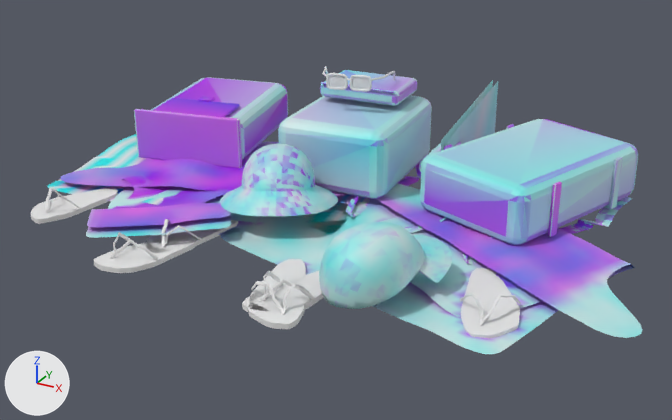
One commit to the glTF model public/surfer/beachPile.glb: the scene before it, then after it.
Rendered twice from a 50 mm camera at (1.025, -1.905, 0.936) aimed at (0.01, -0.06, 0.013). Lighting does not change. The marker at lower left points along +X, +Y and +Z. The first picture is the older version. Vertices at exactly the same position are counted once.

In view in the first picture: 'female_pack', 'female_thongs', 'grommet_bucketHat', 'grommet_fins', 'grommet_pack', 'male_cap', 'male_pack', 'male_thongs', 'pile_shorts', 'pile_tee_female', 'pile_tee_male', 'pile_towel_f', 'pile_towel_m' and 3 more.
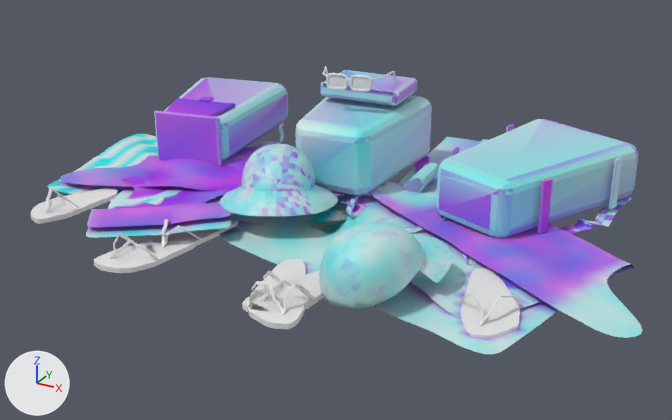
The newer file is also turned or shifted as a whole; pictures and numbers use the older file's frame.

Location of each change, [x1, y1, x2, y2] in pixels of the pictures (672 x 420 px; the box of a moved part takes in the faces that stretch with it):
'grommet_pack', reshaped, recoloured: before [278, 70, 432, 218]; after [295, 70, 432, 218]
'female_pack', reshaped (13% narrower): before [134, 77, 288, 168]; after [154, 77, 288, 166]
'grommet_fins', reshaped, recoloured: before [419, 80, 498, 172]; after [398, 136, 488, 193]
part 1 of me_female_pack, moved or reshaped: before [134, 78, 288, 168]; after [154, 78, 288, 166]
part 2 of me_female_pack, recoloured: before [134, 78, 288, 168]; after [154, 78, 288, 166]
part 3 of me_grommet_fins, moved or reshaped (mostly hidden before): before [455, 142, 461, 146]; after [403, 163, 439, 193]
part 4 of me_grommet_fins, moved or reshaped (not visible afterwards): before [419, 143, 441, 172]
part 5 of me_grommet_fins, moved or reshaped: before [441, 80, 498, 151]; after [398, 136, 488, 193]
part 6 of me_grommet_fins, recoloured: before [455, 142, 461, 146]; after [412, 163, 439, 188]
part 7 of me_grommet_fins, recoloured: before [419, 80, 493, 172]; after [403, 139, 488, 193]
part 8 of me_grommet_fins, recoloured: after [403, 177, 435, 192]
part 9 of me_grommet_fins, recoloured: before [432, 145, 441, 154]; after [408, 163, 429, 193]
part 10 of me_grommet_fins, recoloured: before [447, 81, 498, 147]; after [398, 136, 481, 192]
part 11 of me_grommet_pack, moved or reshaped: before [278, 96, 431, 199]; after [295, 97, 431, 196]
part 12 of me_grommet_pack, recoloured: before [286, 95, 431, 217]; after [301, 95, 431, 217]
part 13 of me_grommet_pack, recoloured: before [278, 93, 429, 217]; after [295, 93, 429, 217]
part 14 of me_grommet_pack, recoloured: before [346, 174, 421, 217]; after [346, 193, 375, 217]
part 15 of me_male_pack, moved or reshaped: before [420, 120, 634, 245]; after [436, 120, 634, 238]

Edits to the bpy script that builds the scene:
```text
Change me_female_pack:
    remove me_female_pack.from_pydata(...)  # 904 vertices, 1784 faces; spans x -0.724..-0.341, y -0.088..0.455, z 0.004..0.167
    add me_female_pack.from_pydata(...)  # 904 vertices, 1784 faces; spans x -0.724..-0.363, y -0.088..0.455, z 0.004..0.167
    me_female_pack part 1: 240 of 904 vertices moved; they spanned x -0.649..-0.341, y -0.022..0.163, z 0.02..0.161 and now span x -0.609..-0.4, y -0.01..0.16, z 0.02..0.161; mean shift (0.0, 0.0, 0.0); largest move (-0.645, -0.02, 0.025) -> (-0.585, -0.008, 0.025)
    me_female_pack part 2: 799 kept faces spanning x -0.722..-0.363, y -0.036..0.455, z 0.005..0.167 get new vertex colours
    other edits to the shape of me_female_pack do not show in these pictures
Change me_grommet_fins:
    remove me_grommet_fins.from_pydata(...)  # 116 vertices, 216 faces; spans x 0.141..0.223, y 0.121..0.594, z 0.004..0.204
    add me_grommet_fins.from_pydata(...)  # 116 vertices, 216 faces; spans x 0.038..0.303, y 0.118..0.601, z 0.004..0.07
    me_grommet_fins part 3: the loose piece of 48 vertices spanning x 0.157..0.223, y 0.122..0.245, z 0.075..0.133 is moved by (-0.059, -0.004, -0.071)
    me_grommet_fins part 4: the loose piece of 48 vertices spanning x 0.141..0.207, y 0.121..0.244, z 0.075..0.133 is moved by (0.067, 0.005, -0.063)
    me_grommet_fins part 5: 20 of 116 vertices moved; they spanned x 0.165..0.212, y 0.144..0.594, z 0.004..0.204 and now span x 0.038..0.303, y 0.135..0.601, z 0.013..0.021; mean shift (-0.016, -0.001, -0.087); largest move (0.165, 0.593, 0.204) -> (0.277, 0.601, 0.021)
    me_grommet_fins part 6: 44 faces centred in x 0.164..0.22, y 0.139..0.245, z 0.1..0.132 are repainted in the vertex colours; the middle colour goes from purple #d884ff to cyan #b3ffff
    me_grommet_fins part 7: 57 faces centred in x 0.143..0.194, y 0.121..0.555, z 0.074..0.137 are repainted in the vertex colours; the middle colour goes from cyan #c4ffff to cyan #a8f8ff
    me_grommet_fins part 8: 43 faces centred in x 0.153..0.217, y 0.122..0.245, z 0.078..0.12 are repainted in the vertex colours; the middle colour goes from purple #c486ff to blue #bbcbff
    me_grommet_fins part 9: 39 faces centred in x 0.165..0.217, y 0.123..0.244, z 0.078..0.132 are repainted in the vertex colours; the middle colour goes from blue #cadbff to cyan #b5ffff
    me_grommet_fins part 10: 33 faces centred in x 0.159..0.211, y 0.137..0.557, z 0.074..0.137 are repainted in the vertex colours; the middle colour goes from blue #c2e9ff to blue #bbe1ff
Change me_grommet_pack:
    where me_grommet_pack.from_pydata(...)  # 808 vertices, 1596 faces; spans x -0.248..0.132, y -0.097..0.385, z 0.004..0.256
    me_grommet_pack part 11: 56 of 808 vertices moved; they spanned x -0.199..0.1, y -0.011..0.188, z 0.02..0.254 and now span x -0.164..0.055, y -0.008..0.188, z 0.02..0.254; mean shift (0.0, 0.0, 0.0); largest move (0.096, 0.024, 0.049) -> (0.047, 0.02, 0.049)
    me_grommet_pack part 12: 234 faces centred in x -0.217..0.117, y -0.08..0.381, z 0.005..0.255 are repainted in the vertex colours; the middle colour goes from blue #bbccff to blue #bac6ff
    me_grommet_pack part 13: 174 faces centred in x -0.225..0.099, y -0.078..0.381, z 0.006..0.255 are repainted in the vertex colours; the middle colour goes from cyan #b9f9ff to cyan #b2f8ff
    me_grommet_pack part 14: 168 faces centred in x -0.214..0.129, y -0.076..0.381, z 0.005..0.256 are repainted in the vertex colours; the middle colour goes from purple #c284ff to purple #c37fff
Change me_male_pack:
    remove me_male_pack.from_pydata(...)  # 784 vertices, 1540 faces; spans x 0.193..0.637, y -0.179..0.46, z 0.004..0.165
    add me_male_pack.from_pydata(...)  # 784 vertices, 1540 faces; spans x 0.201..0.637, y -0.179..0.46, z 0.004..0.165
    me_male_pack part 15: 96 of 784 vertices moved; they spanned x 0.193..0.535, y -0.08..0.145, z 0.02..0.165 and now span x 0.241..0.512, y -0.063..0.137, z 0.02..0.165; mean shift (0.0, 0.0, 0.0); largest move (0.193, 0.033, 0.048) -> (0.244, 0.015, 0.048)
```
